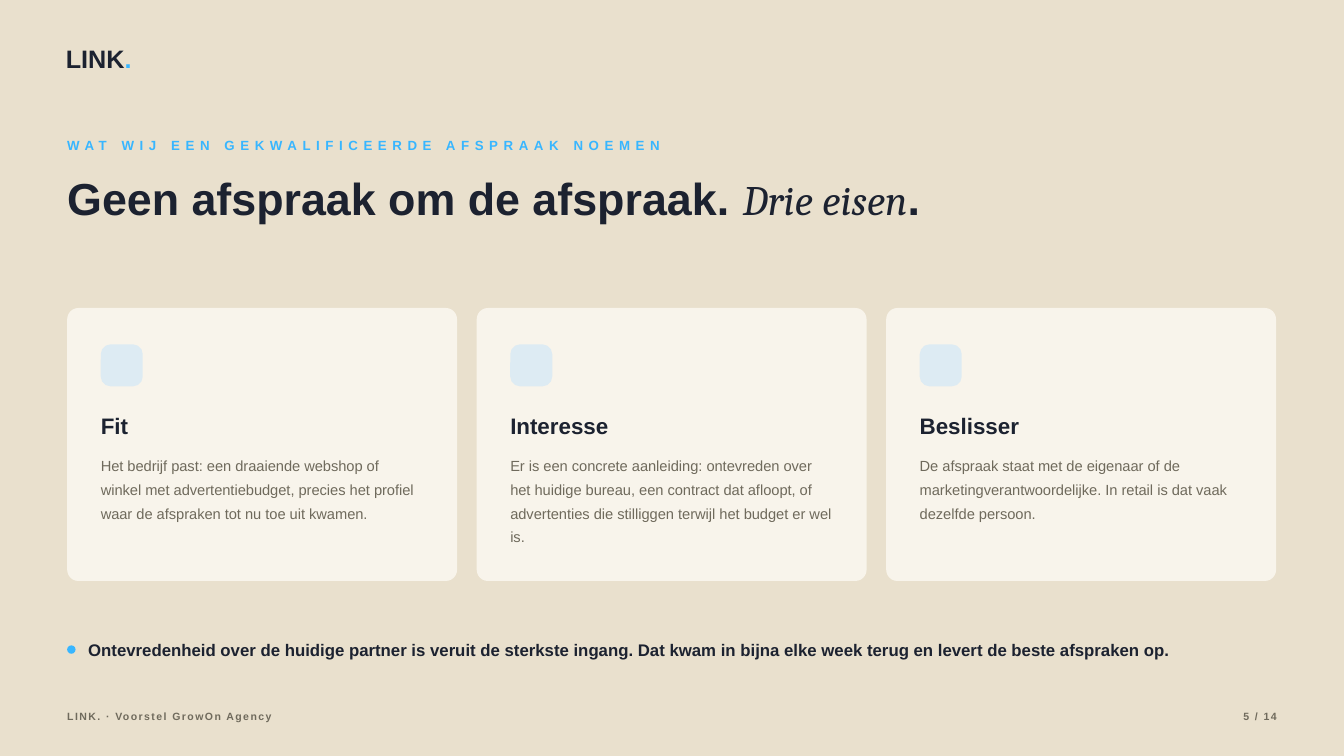
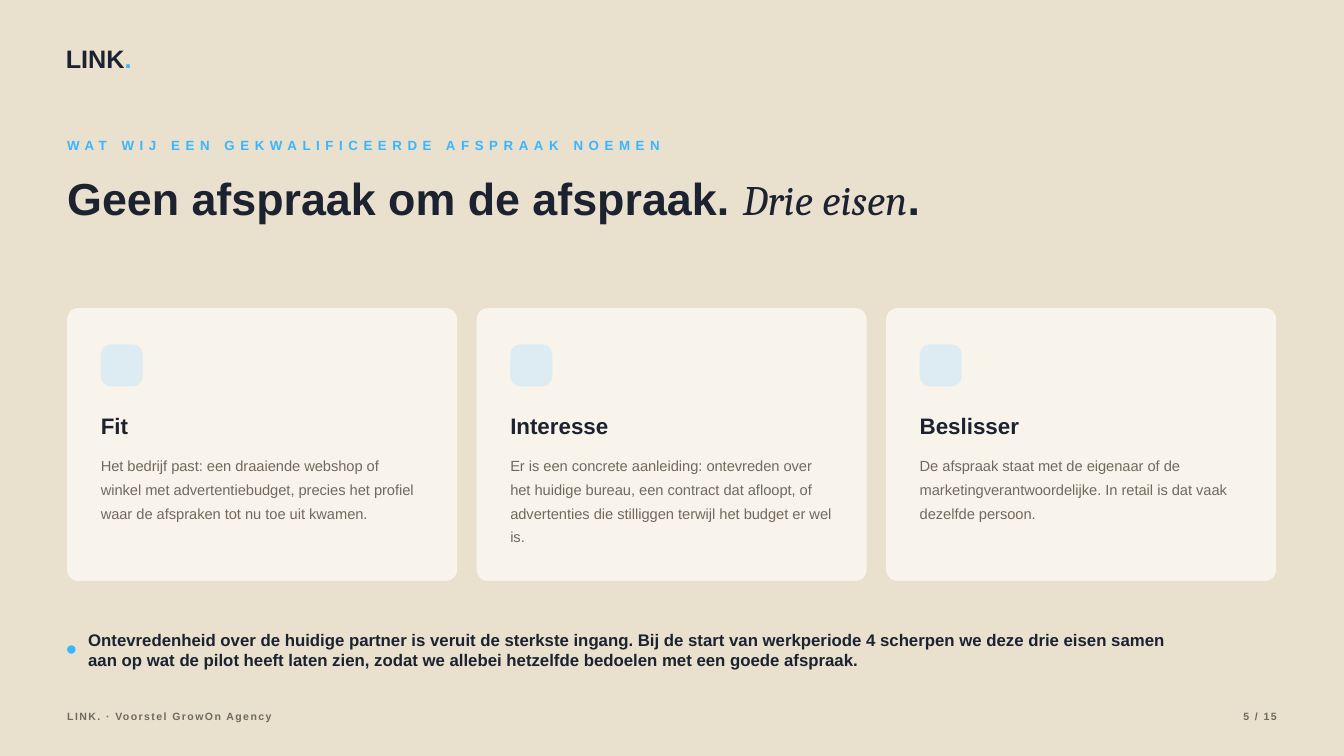
Before and after one commit to hens-lang/Test, a slide deck: slide 5 of output/LINK. voorstel GrowOn Agency.pptx. Drawn at 1344x756 pixels with LibreOffice and Linux fonts; fonts in the diff are those of the drawing; background and template pictures are left out. Boxes give left, top, right and bottom in pixels: in the first picture for what was removed or moved away, otherwise in the second. Text is boxed around its words. In the diff, an @@ line names an element or a change of style, - is before the commit and + after.

```diff
--- a/output/LINK. voorstel GrowOn Agency.pptx
+++ b/output/LINK. voorstel GrowOn Agency.pptx
@@ text at [88,634,1164,670]: text changed @@
-Ontevredenheid over de huidige partner is veruit de sterkste ingang. Dat kwam in bijna elke week terug en levert de beste afspraken op.
+Ontevredenheid over de huidige partner is veruit de sterkste ingang. Bij de start van werkperiode 4 scherpen we deze drie eisen samen aan op wat de pilot heeft laten zien, zodat we allebei hetzelfde bedoelen met een goede afspraak.
@@ text at [1243,713,1277,720]: text changed @@
-5 / 14
+5 / 15
```
Also in this commit, not shown: 13 other slides changed, 1 slide added, 20 other files.
